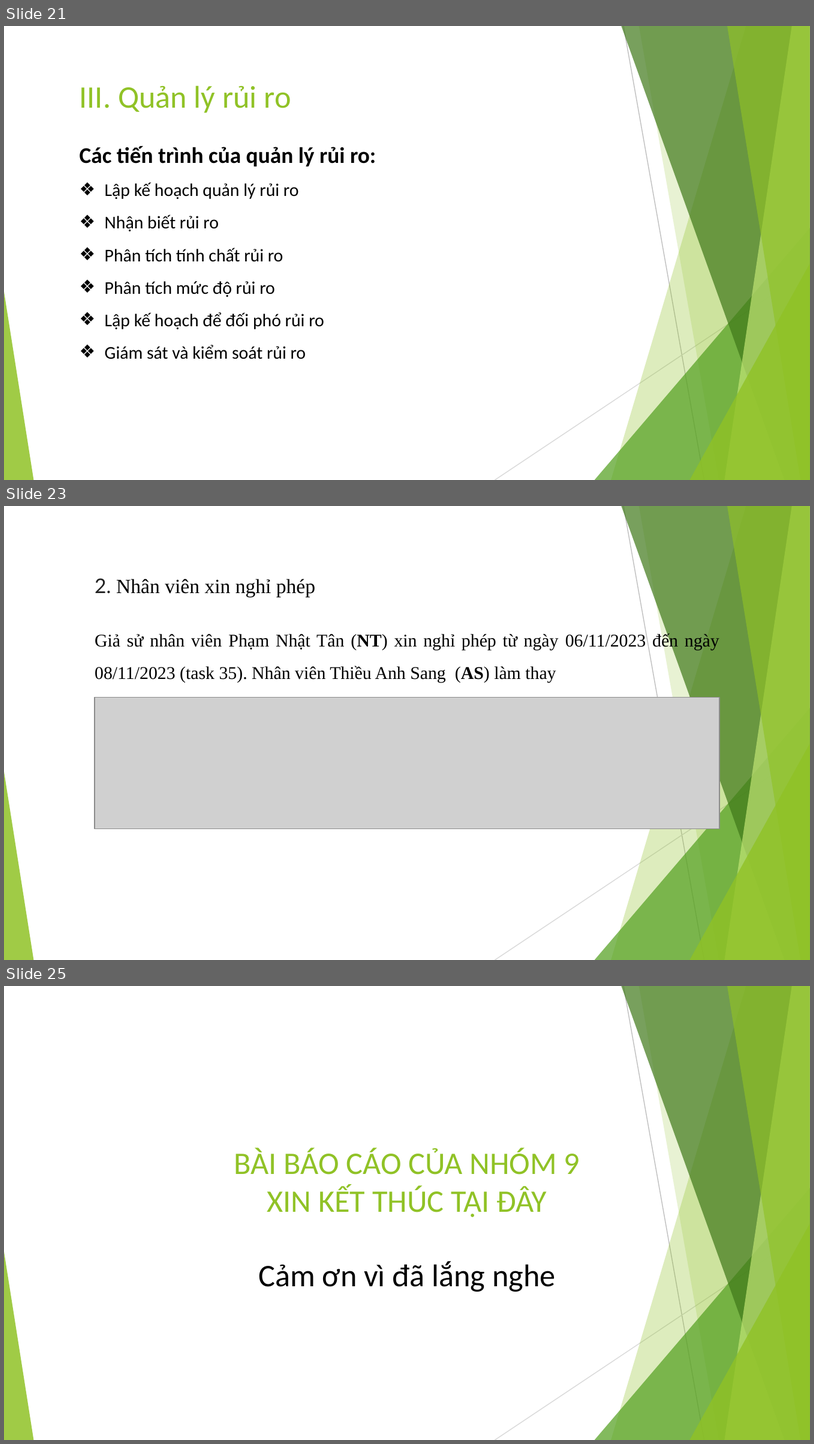
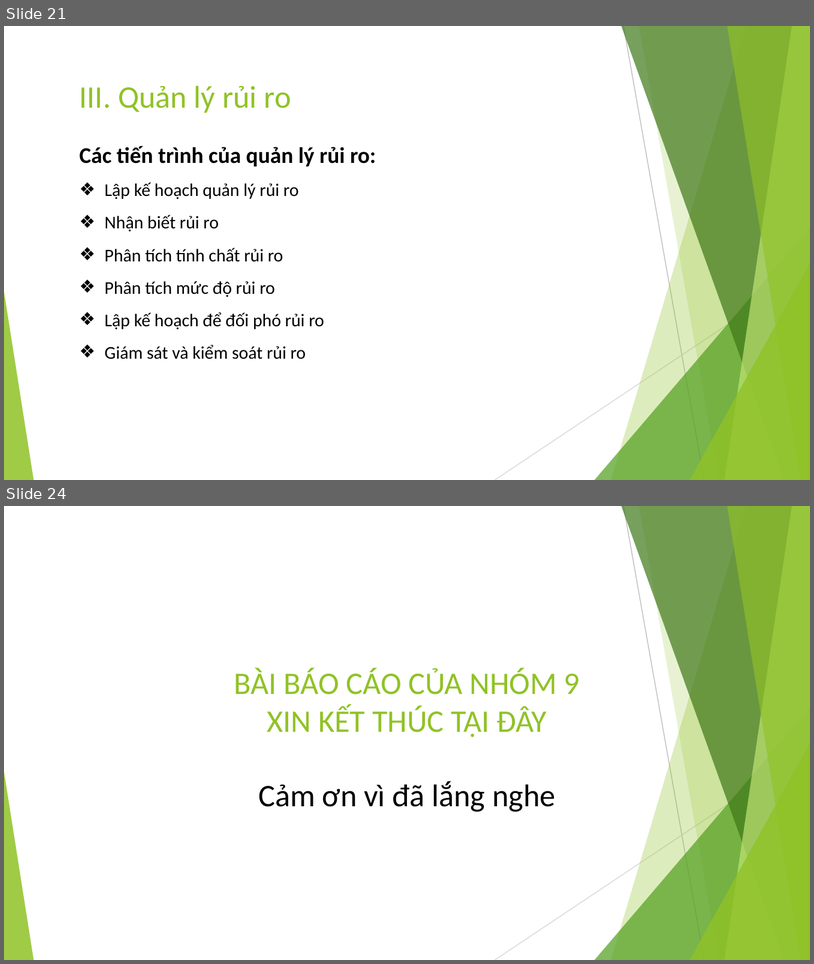
Before and after one commit to EdgarIgnite16/MSP-Project, a slide deck: Report/Nhom9_SingedShop_FinalUltimateVersion.pptx. Shown one above the other, each under a label of ours: slides 21, 23 and 25 before the commit, slides 21 and 24 after it; the slides between them are not shown. The pictures are 814x1444 and 814x964 pixels, drawn with LibreOffice and Linux fonts; fonts in the diff are those of the drawing; grey boxes stand for pictures. Boxes give left, top, right and bottom in pixels: in the first picture for what was removed or moved away, otherwise in the second. Text is boxed around its words. In the diff, an @@ line names an element or a change of style, - is before the commit and + after.

```diff
--- a/Report/Nhom9_SingedShop_FinalUltimateVersion.pptx
+++ b/Report/Nhom9_SingedShop_FinalUltimateVersion.pptx
@@ slide 23 removed at box(4, 506, 810, 960), background #FFFFFF; not listed: 10 template elements that a slide beside it also shows @@
@@ text removed at box(95, 578, 315, 597) @@
-2. Nhân viên xin nghỉ phép
@@ text removed at box(95, 633, 720, 682) @@
-Giả sử nhân viên Phạm Nhật Tân (NT) xin nghỉ phép từ ngày 06/11/2023 đến ngày 08/11/2023 (task 35). Nhân viên Thiều Anh Sang (AS) làm thay
@@ picture removed at box(95, 697, 719, 829) @@
@@ what was slide 25 is now slide 24 @@
```
Also in this commit, not shown: 3 slides changed, 4 slides added, 4 other slides removed.
